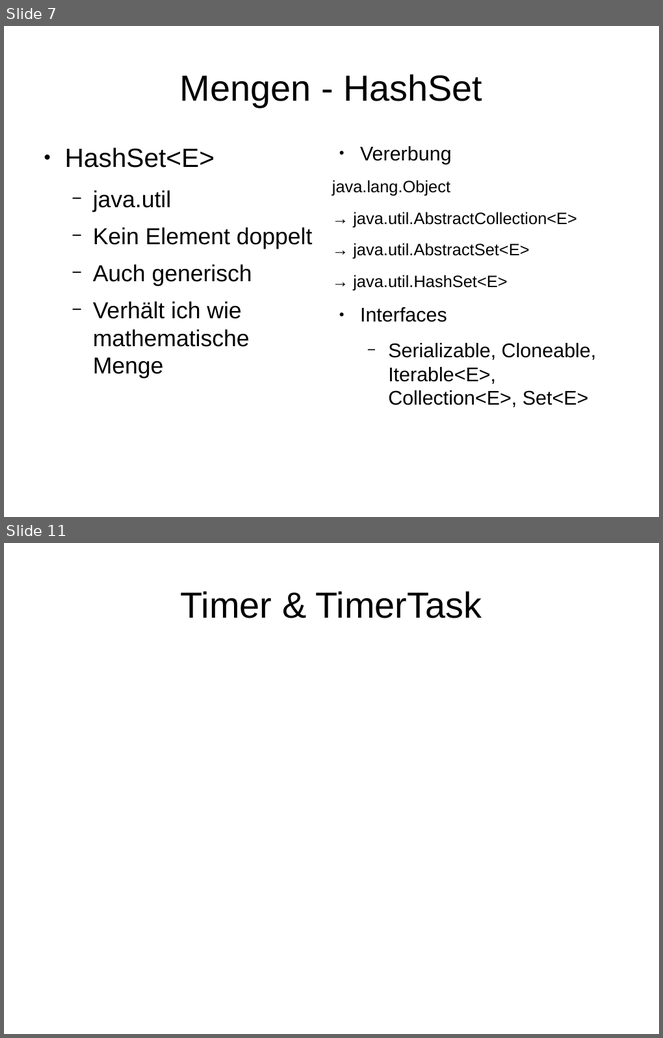
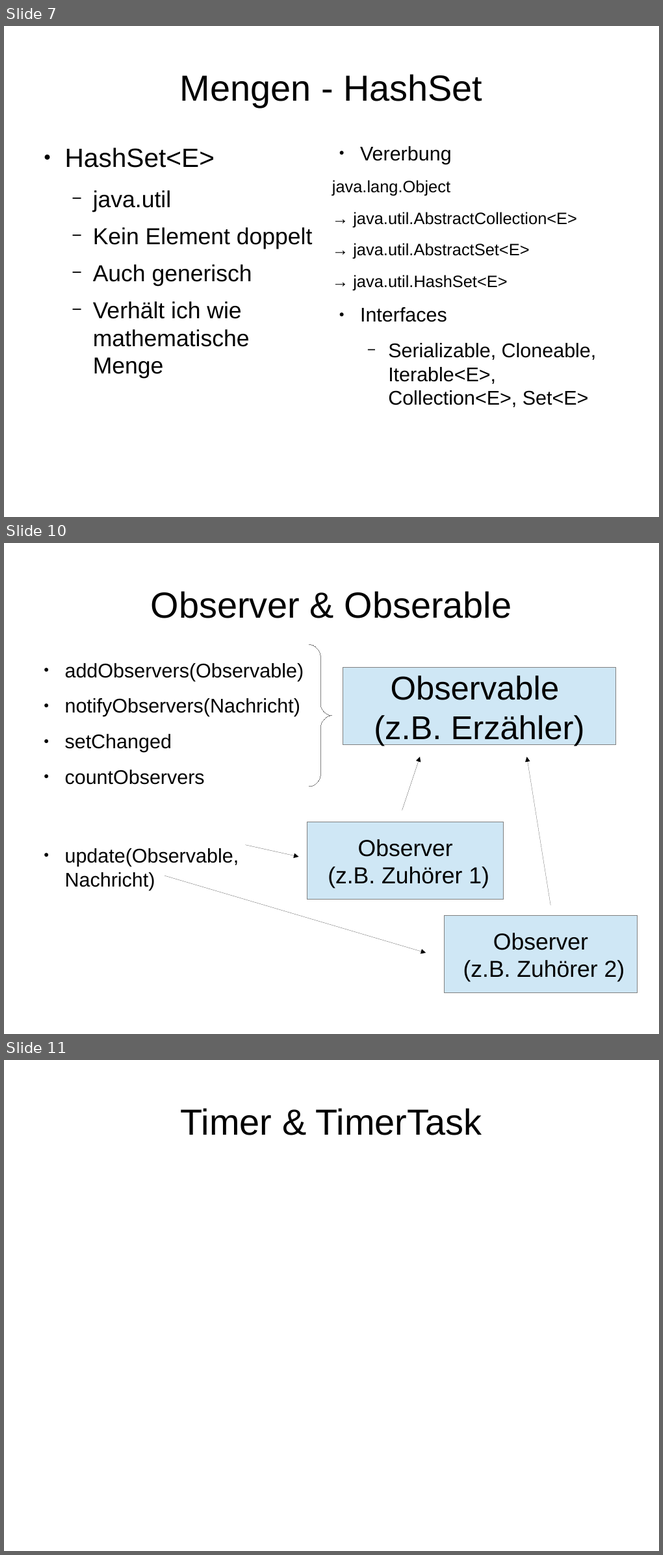
Before and after one commit to gormed/tutorium, a slide deck: Java_Documentation_Slides.odp. Shown one above the other, each under a label of ours: slides 7 and 11 before the commit, slides 7, 10 and 11 after it; the slides between them are not shown. The pictures are 663x1038 and 663x1555 pixels, drawn with LibreOffice and Linux fonts; fonts in the diff are those of the drawing. Boxes give left, top, right and bottom in pixels: in the first picture for what was removed or moved away, otherwise in the second. Text is boxed around its words. In the diff, an @@ line names an element or a change of style, - is before the commit and + after.

```diff
--- a/Java_Documentation_Slides.odp
+++ b/Java_Documentation_Slides.odp
@@ slide 10 added at box(4, 543, 659, 1034), background #FFFFFF @@
@@ title added at box(151, 591, 512, 618), 44 pt, text #000000 @@
+Observer & Obserable
@@ freeform shape added at box(310, 644, 332, 787), outline #808080 0 pt @@
@@ text added at box(65, 663, 304, 890), 24 pt, text #000000 @@
+● addObservers(Observable)
+● notifyObservers(Nachricht)
+● setChanged
+● countObservers
+● update(Observable, Nachricht)
@@ rectangle added at box(343, 668, 616, 745), fill #CFE7F5, outline #808080 0 pt, 40 pt, text #000000 @@
+Observable
+(z.B. Erzähler)
@@ arrow added from (402, 811) to (420, 757), #000000 0 pt @@
@@ arrow added from (551, 906) to (527, 757), #000000 0 pt @@
@@ rectangle added at box(308, 823, 504, 900), fill #CFE7F5, outline #808080 0 pt, 28 pt, text #000000 @@
+Observer
+(z.B. Zuhörer 1)
@@ arrow added from (245, 845) to (299, 857), #000000 0 pt @@
@@ arrow added from (165, 876) to (426, 953), #000000 0 pt @@
@@ rectangle added at box(445, 916, 638, 993), fill #CFE7F5, outline #808080 0 pt, 28 pt, text #000000 @@
+Observer
+(z.B. Zuhörer 2)
```
Also in this commit, not shown: 2 slides changed, 1 other slide added, 2 slides removed, 6 other files.
